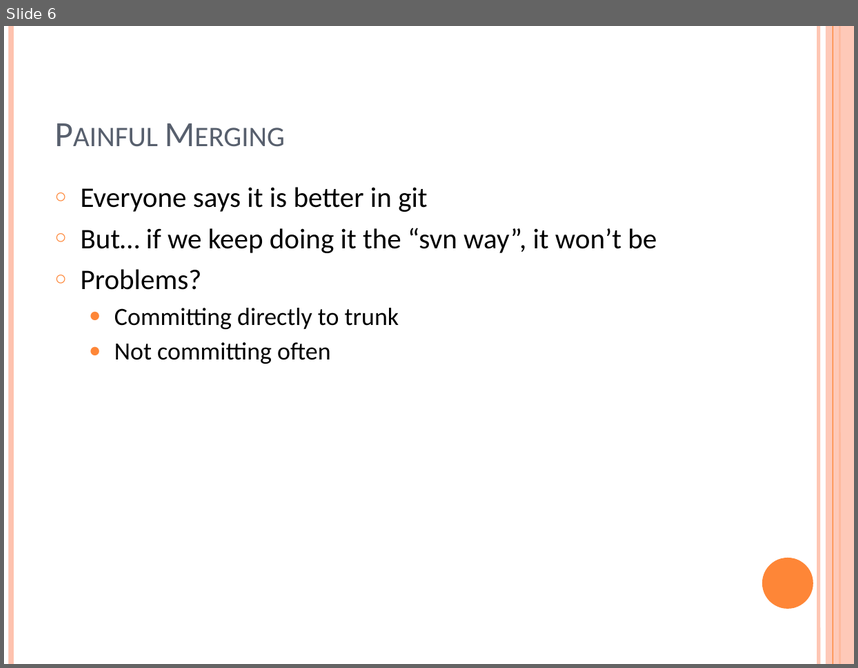
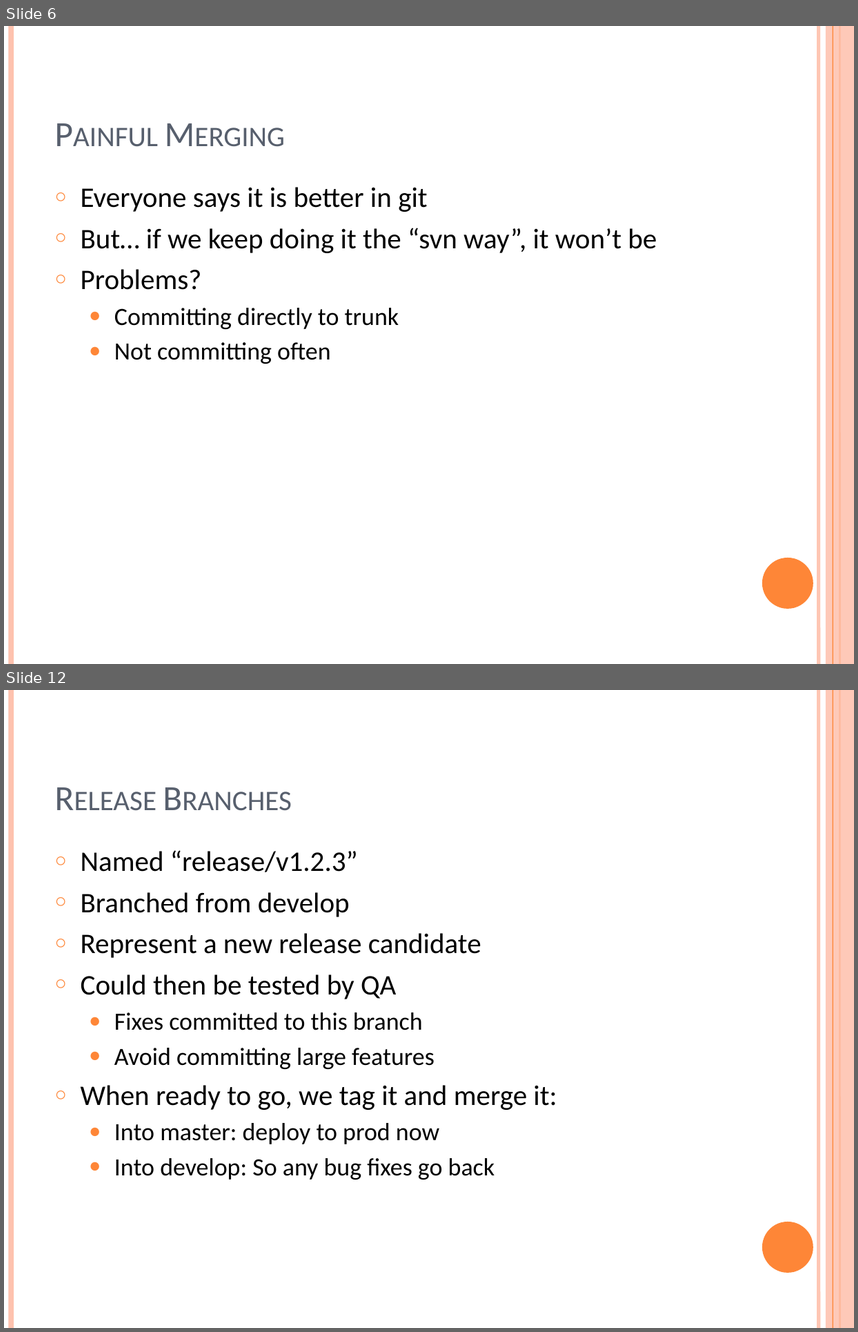
Before and after one commit to ungood/presentations, a slide deck: GitFlow/The Case for Git (Flow).pptx. Shown one above the other, each under a label of ours: slide 6 before the commit, slides 6 and 12 after it; the slides between them are not shown. The pictures are 858x668 and 858x1332 pixels, drawn with LibreOffice and Linux fonts; fonts in the diff are those of the drawing. Boxes give left, top, right and bottom in pixels: in the first picture for what was removed or moved away, otherwise in the second. Text is boxed around its words. In the diff, an @@ line names an element or a change of style, - is before the commit and + after.

```diff
--- a/GitFlow/The Case for Git (Flow).pptx
+++ b/GitFlow/The Case for Git (Flow).pptx
@@ slide 12 added at (4,690,854,1328), background #FFFFFF; not listed: 6 template elements that a slide beside it also shows @@
@@ title added at (47,716,741,822), 30 pt, text #575F6D, small capitals @@
+Release Branches
@@ text added at (81,850,557,1179), 24 pt, text #000000 @@
+○ Named “release/v1.2.3”
+○ Branched from develop
+○ Represent a new release candidate
+○ Could then be tested by QA
+  ● Fixes committed to this branch
+  ● Avoid committing large features
+○ When ready to go, we tag it and merge it:
+  ● Into master: deploy to prod now
+  ● Into develop: So any bug fixes go back
```
Also in this commit, not shown: 1 slide changed, 10 other slides added, 1 slide removed, 1 other file.
